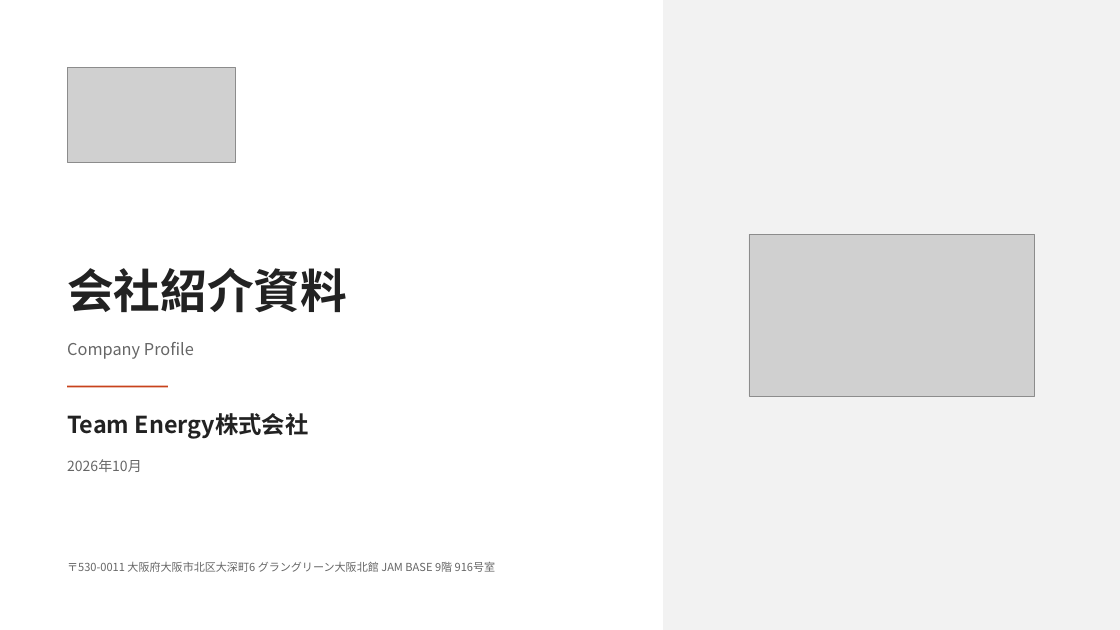
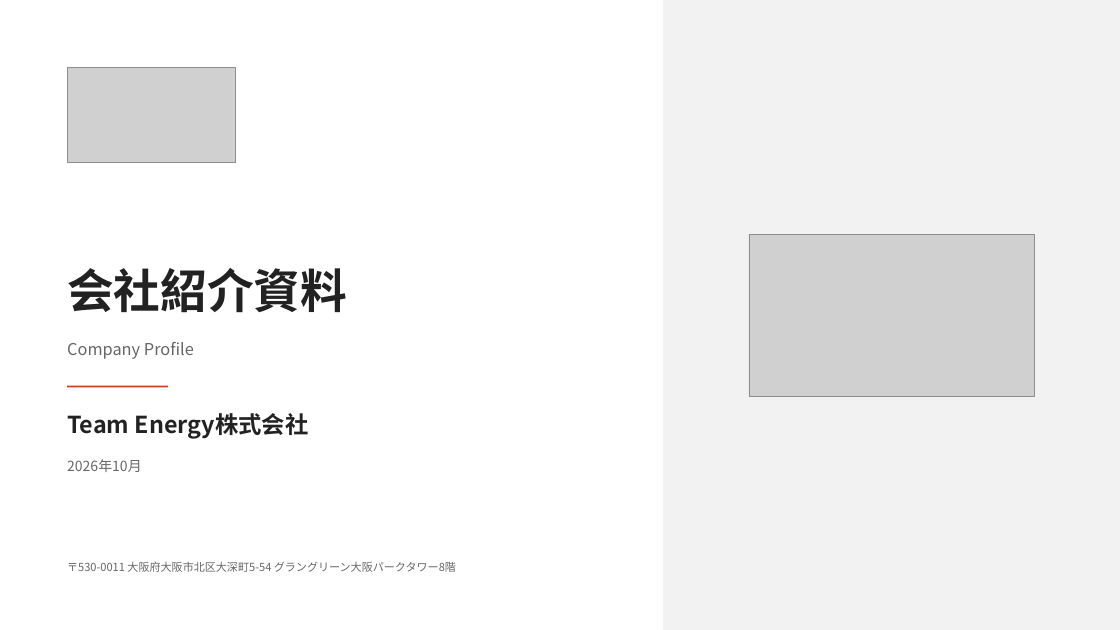
Before and after one commit to ttomoi-afk/desktop-tutorial, a slide deck: slide 1 of teamenergy/docs/TeamEnergy_会社紹介資料.pptx. Drawn at 1120x630 pixels with LibreOffice and Linux fonts; fonts in the diff are those of the drawing; grey boxes stand for pictures. Boxes give left, top, right and bottom in pixels: in the first picture for what was removed or moved away, otherwise in the second. Text is boxed around its words. In the diff, an @@ line names an element or a change of style, - is before the commit and + after.

```diff
--- a/teamenergy/docs/TeamEnergy_会社紹介資料.pptx
+++ b/teamenergy/docs/TeamEnergy_会社紹介資料.pptx
@@ text at <box>67,562,456,572</box>: text changed @@
-〒530-0011 大阪府大阪市北区大深町6 グラングリーン大阪北館 JAM BASE 9階 916号室
+〒530-0011 大阪府大阪市北区大深町5-54 グラングリーン大阪パークタワー8階
```
Also in this commit, not shown: 2 other slides changed, 5 other files.
